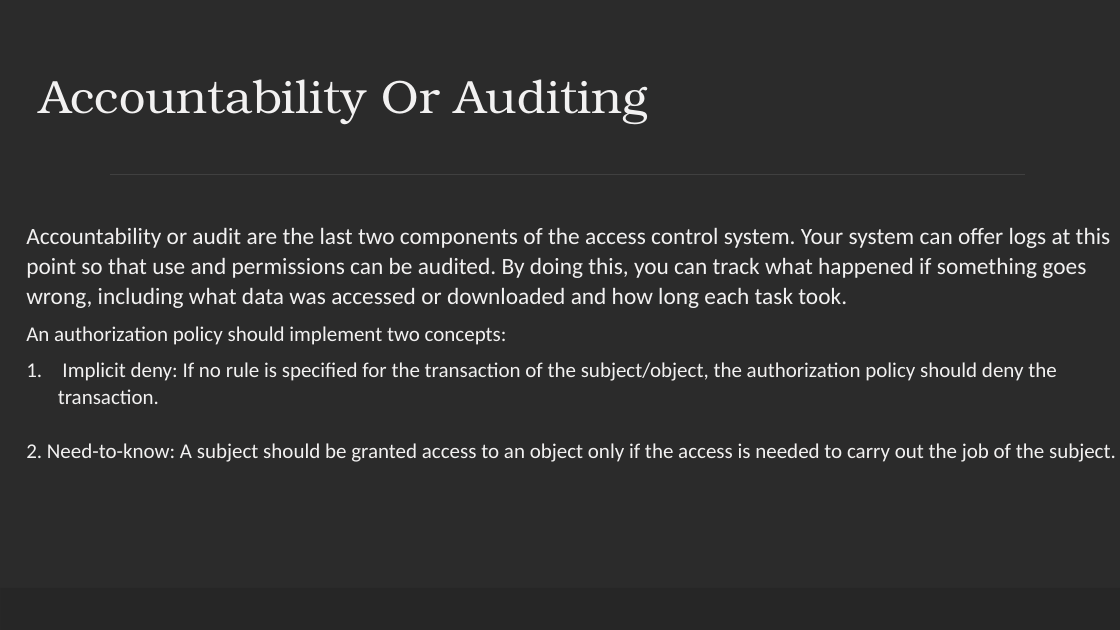
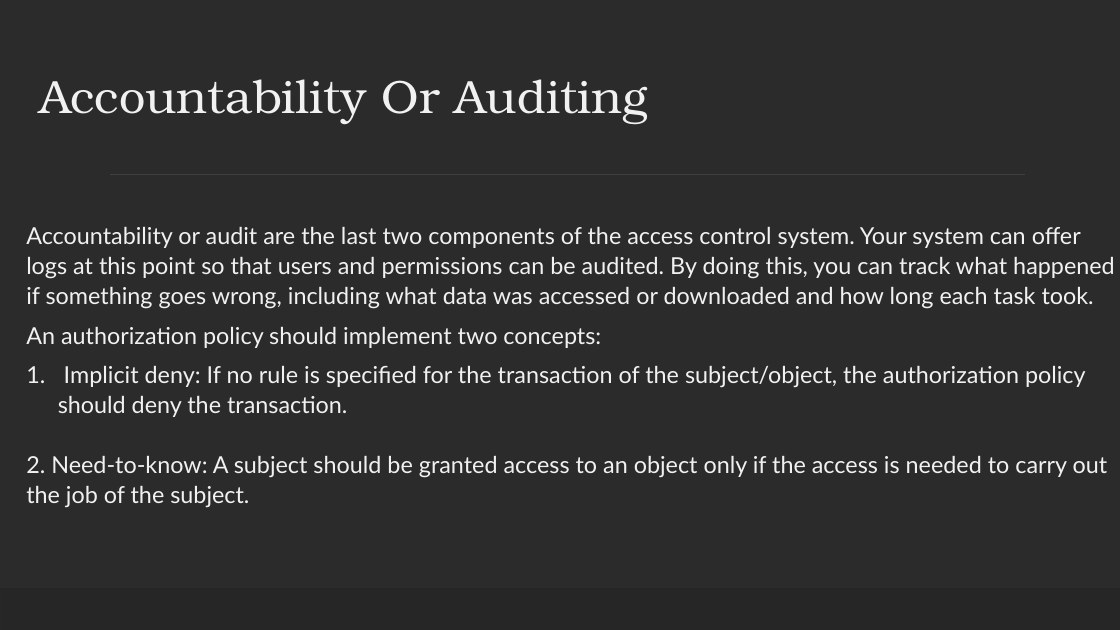
Before and after one commit to ronnie-1947/access-control-ppt, a slide deck: slide 12 of Access Control.pptx. Drawn at 1120x630 pixels with LibreOffice and Linux fonts; fonts in the diff are those of the drawing; background and template pictures are left out; a plain dark background stands for a picture behind light text. Boxes give left, top, right and bottom in pixels: in the first picture for what was removed or moved away, otherwise in the second. Text is boxed around its words. In the diff, an @@ line names an element or a change of style, - is before the commit and + after.

Commit message:
Final version made

```diff
--- a/Access Control.pptx
+++ b/Access Control.pptx
@@ text at (x1=26, y1=227, x2=1115, y2=309): text changed; font Calibri to Lato @@
-Accountability or audit are the last two components of the access control system. Your system can offer logs at this point so that use and permissions can be audited. By doing this, you can track what happened if something goes wrong, including what data was accessed or downloaded and how long each task took.
+Accountability or audit are the last two components of the access control system. Your system can offer logs at this point so that users and permissions can be audited. By doing this, you can track what happened if something goes wrong, including what data was accessed or downloaded and how long each task took.
@@ text at (x1=26, y1=327, x2=1108, y2=508): size 18 to 20 pt, font Calibri to Lato in "An authorization policy should implement two concepts:", "Implicit deny: If no rule is specified ...", "2. Need-to-know: A subject should be granted ..." @@
```
Also in this commit, not shown: 29 other slides changed, 1 slide added.
